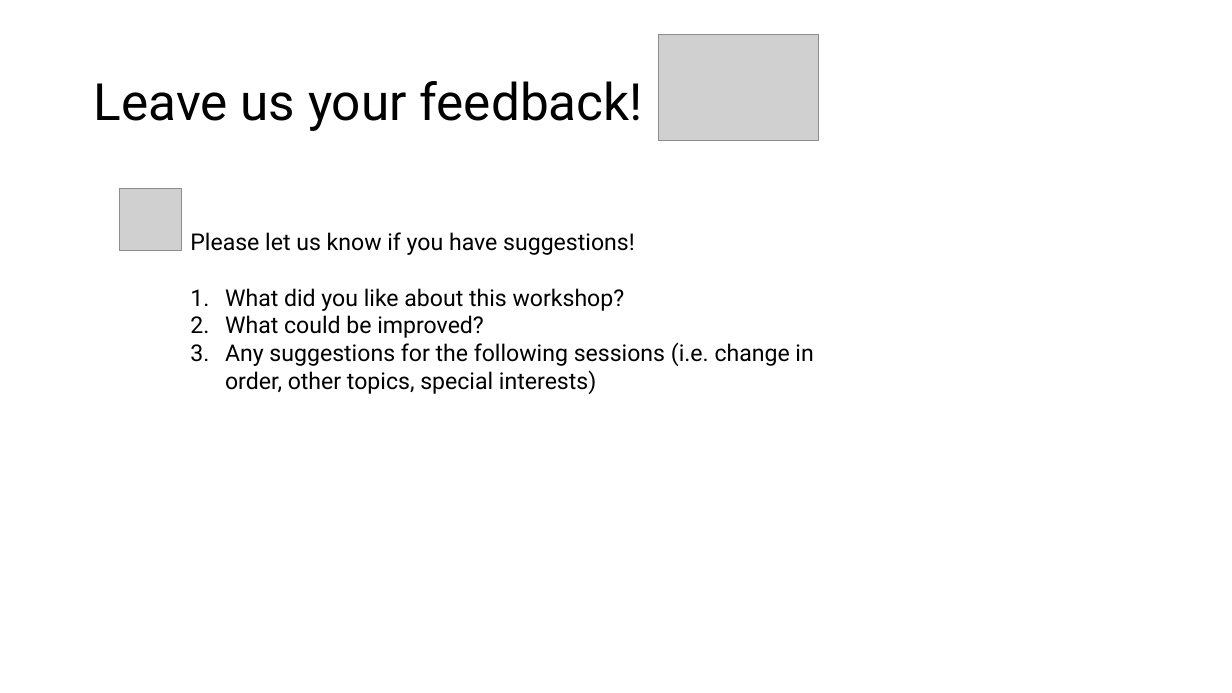
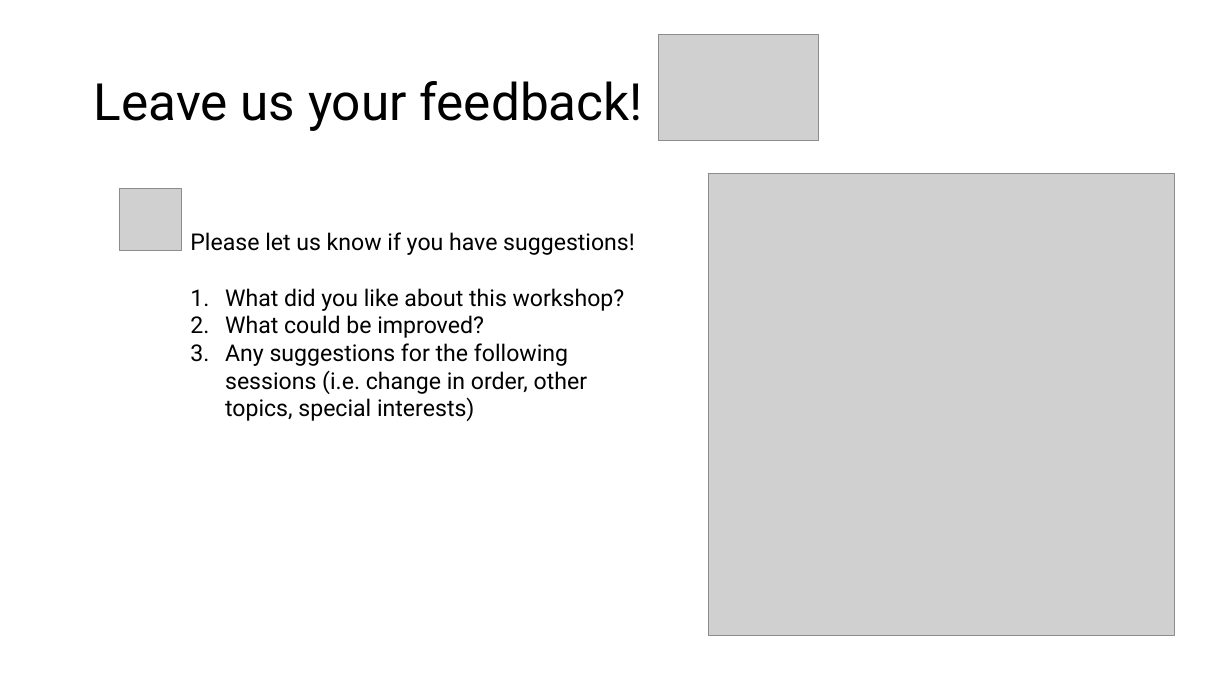
Before and after one commit to hurwitzlab/brc_hazel_training, a slide deck: slide 5 of slides/brc_hazel_week_d1.pptx (slide 4 before the commit). Drawn at 1232x693 pixels with LibreOffice and Linux fonts; fonts in the diff are those of the drawing; grey boxes stand for pictures. Boxes give left, top, right and bottom in pixels: in the first picture for what was removed or moved away, otherwise in the second. Text is boxed around its words. In the diff, an @@ line names an element or a change of style, - is before the commit and + after.

Commit message:
added qr code feedback

```diff
--- a/slides/brc_hazel_week_d1.pptx
+++ b/slides/brc_hazel_week_d1.pptx
@@ picture added at (709, 174, 1175, 637) @@
@@ text "Please let us know if ..." rewrapped from (190, 232, 813, 394) to (190, 232, 635, 421) @@
```
Also in this commit, not shown: 2 slides added, 3 other files.
